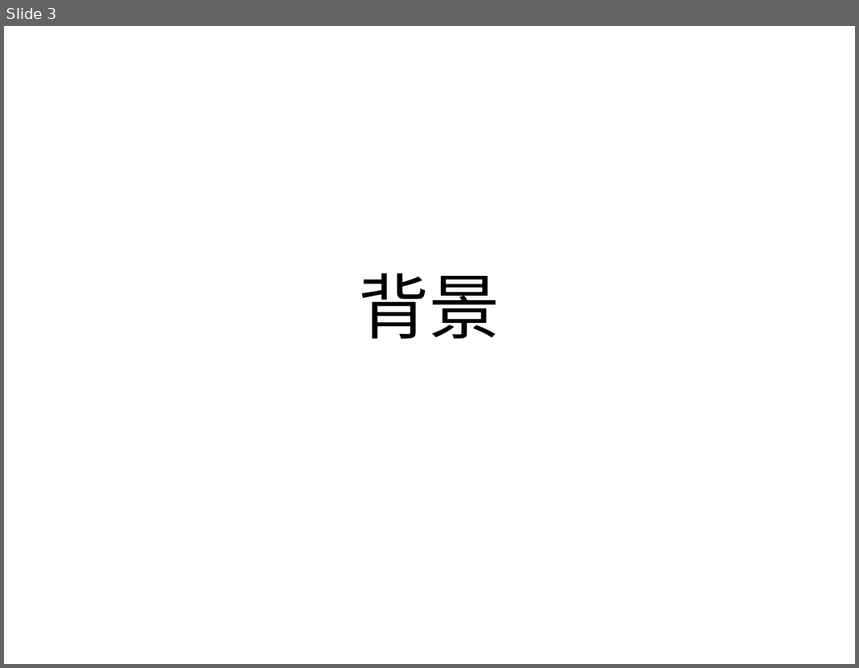
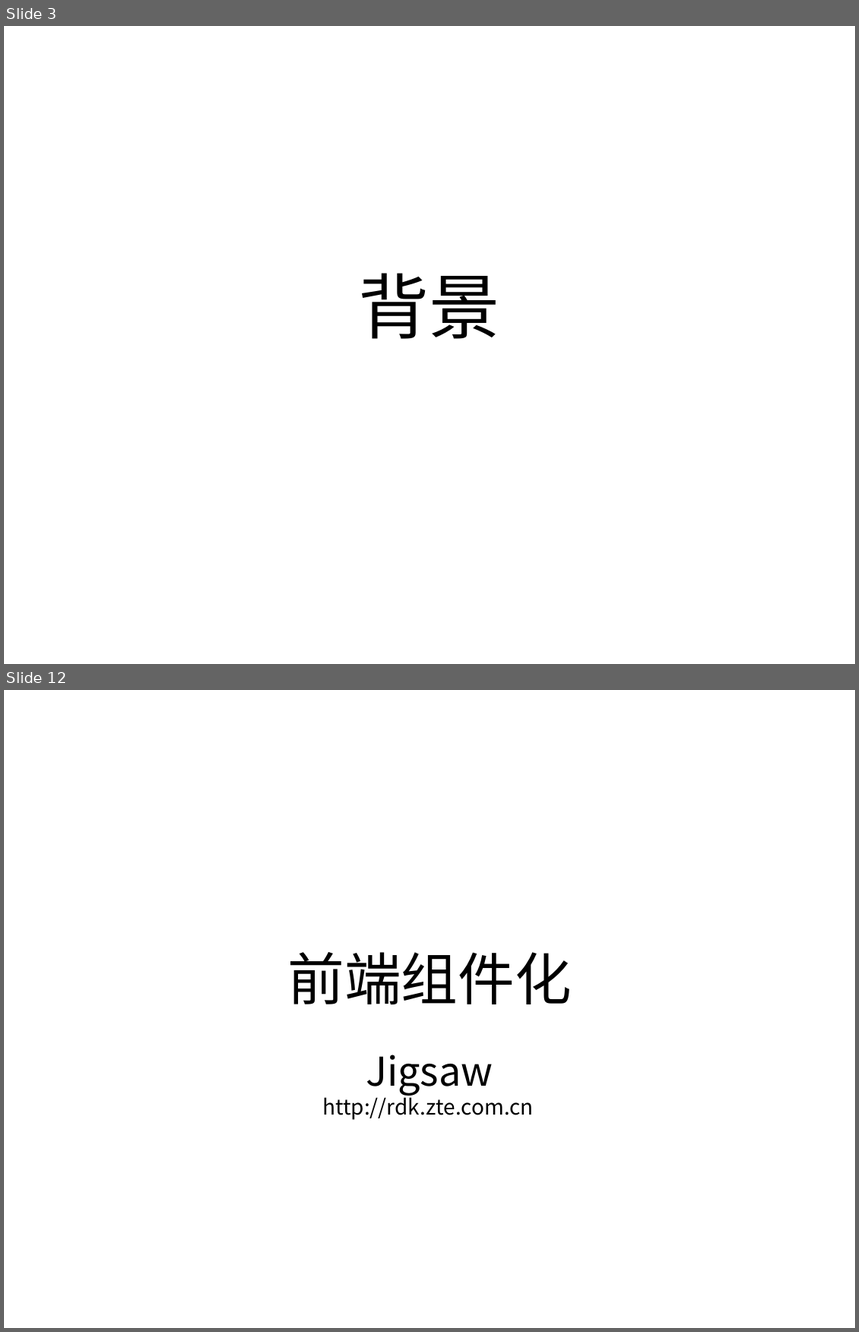
Before and after one commit to yibit/jigsaw, a slide deck: 让任何人迅速成为大前端开发者.pptx. Shown one above the other, each under a label of ours: slide 3 before the commit, slides 3 and 12 after it; the slides between them are not shown. The pictures are 859x668 and 859x1332 pixels, drawn with LibreOffice and Linux fonts; fonts in the diff are those of the drawing. Boxes give left, top, right and bottom in pixels: in the first picture for what was removed or moved away, otherwise in the second. Text is boxed around its words. In the diff, an @@ line names an element or a change of style, - is before the commit and + after.

```diff
--- a/让任何人迅速成为大前端开发者.pptx
+++ b/让任何人迅速成为大前端开发者.pptx
@@ slide 12 added at (x1=4, y1=690, x2=855, y2=1328), background #FFFFFF @@
@@ title added at (x1=287, y1=952, x2=571, y2=1005), 48 pt, text #000000 @@
+前端组件化
@@ text added at (x1=366, y1=1055, x2=493, y2=1096), 33.6 pt, text #000000 @@
+Jigsaw
@@ text added at (x1=322, y1=1094, x2=534, y2=1120), 18 pt, text #000000 @@
+http://rdk.zte.com.cn
```
Also in this commit, not shown: 2 slides changed, 22 other slides added.
